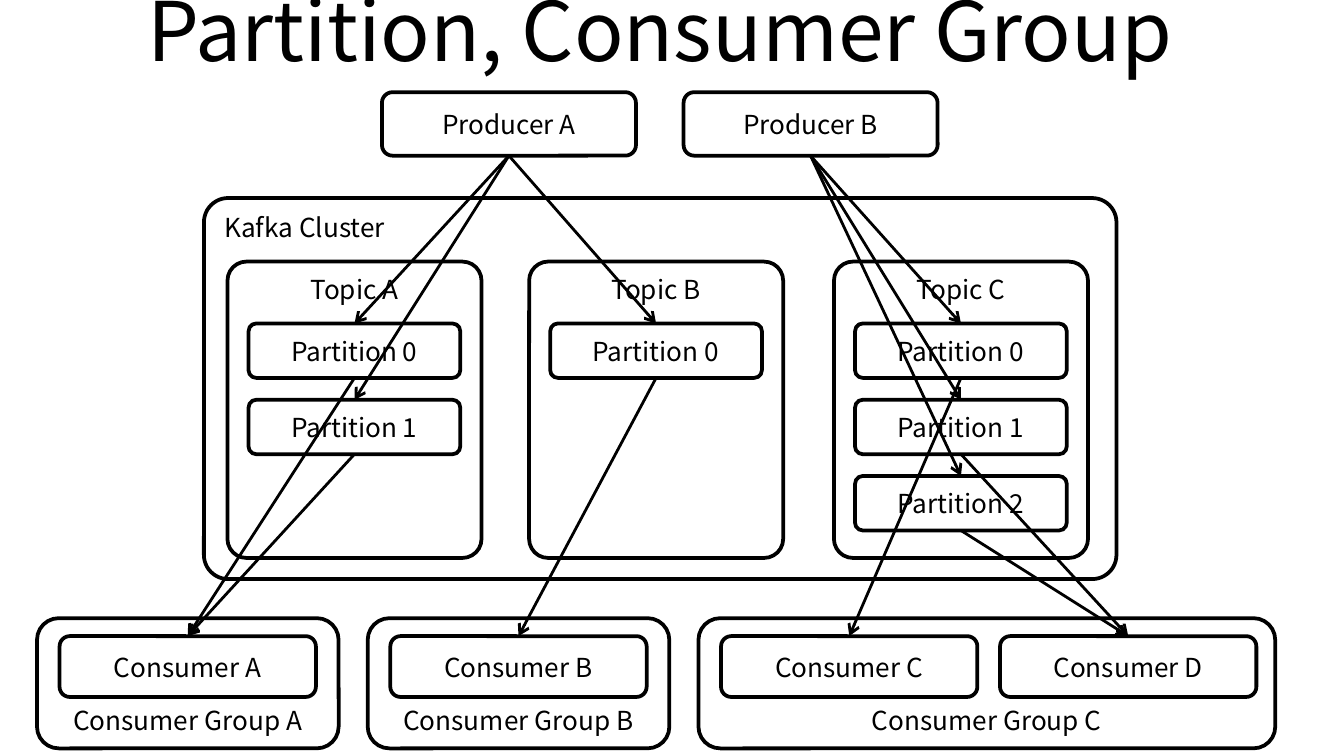
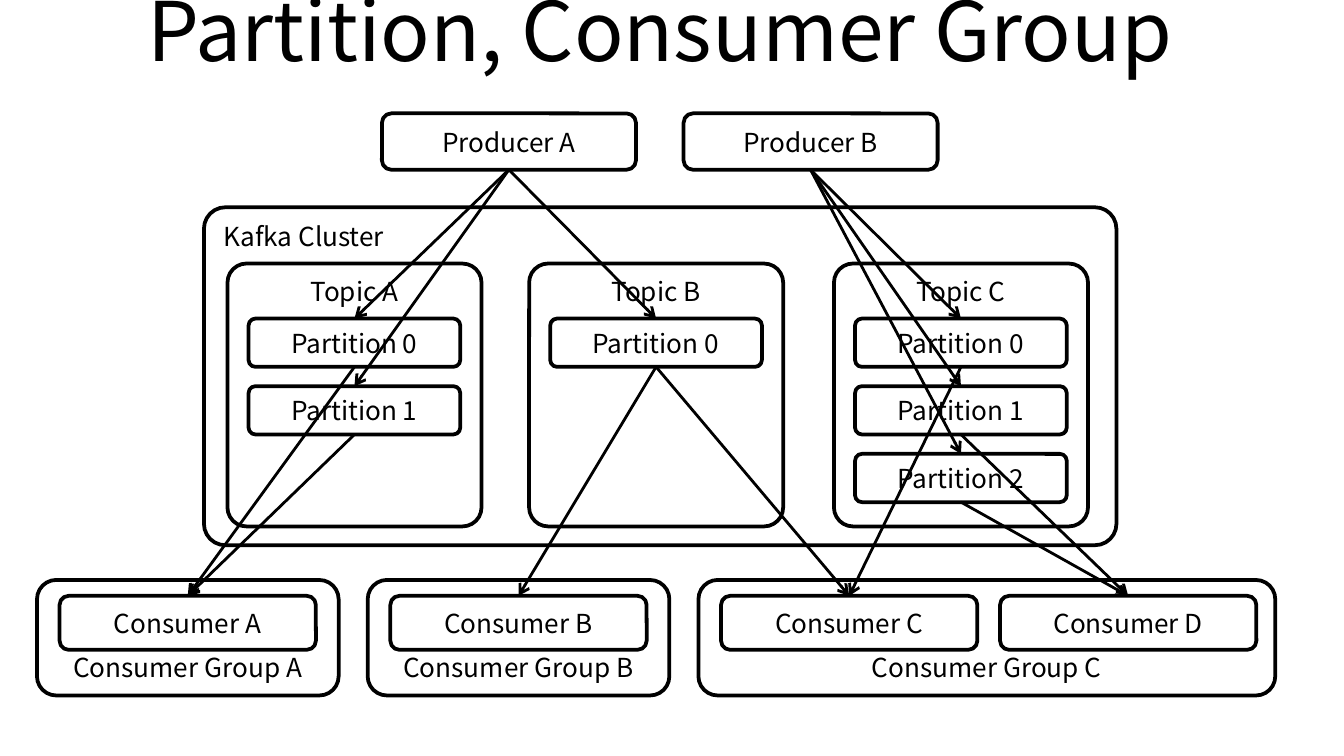
Before and after one commit to ssup2/blog-old, a slide deck: slide 2 of images/theory_analysis/Kafka/Kafka.pptx. Drawn at 1344x756 pixels with LibreOffice and Linux fonts; fonts in the diff are those of the drawing. Boxes give left, top, right and bottom in pixels: in the first picture for what was removed or moved away, otherwise in the second. Text is boxed around its words. In the diff, an @@ line names an element or a change of style, - is before the commit and + after.

```diff
--- a/images/theory_analysis/Kafka/Kafka.pptx
+++ b/images/theory_analysis/Kafka/Kafka.pptx
@@ rounded rectangle "Producer A" resized from (x1=382, y1=93, x2=636, y2=156) to (x1=382, y1=113, x2=636, y2=169) @@
@@ rounded rectangle "Producer B" resized from (x1=684, y1=93, x2=938, y2=156) to (x1=684, y1=113, x2=938, y2=169) @@
@@ arrow moved from (509, 156) - (355, 401) to (509, 169) - (355, 386) @@
@@ arrow moved from (509, 156) - (355, 324) to (509, 169) - (355, 319) @@
@@ arrow moved from (509, 156) - (656, 324) to (509, 169) - (656, 319) @@
@@ arrow moved from (810, 156) - (961, 401) to (810, 169) - (961, 386) @@
@@ arrow moved from (810, 156) - (961, 324) to (810, 169) - (961, 319) @@
@@ arrow moved from (810, 156) - (961, 476) to (810, 169) - (961, 454) @@
@@ rounded rectangle "Kafka Cluster" resized from (x1=204, y1=198, x2=1117, y2=578) to (x1=204, y1=207, x2=1117, y2=544) @@
@@ rounded rectangle "Topic A" resized from (x1=227, y1=262, x2=481, y2=558) to (x1=227, y1=263, x2=481, y2=527) @@
@@ rounded rectangle "Topic B" resized from (x1=530, y1=262, x2=784, y2=558) to (x1=530, y1=263, x2=784, y2=527) @@
@@ rounded rectangle "Topic C" resized from (x1=835, y1=262, x2=1089, y2=558) to (x1=835, y1=263, x2=1089, y2=527) @@
@@ rounded rectangle "Partition 0" resized from (x1=249, y1=324, x2=460, y2=378) to (x1=249, y1=319, x2=460, y2=367) @@
@@ rounded rectangle "Partition 0" resized from (x1=550, y1=324, x2=761, y2=378) to (x1=550, y1=319, x2=761, y2=367) @@
@@ rounded rectangle "Partition 0" resized from (x1=855, y1=324, x2=1066, y2=378) to (x1=855, y1=319, x2=1066, y2=367) @@
@@ arrow moved from (355, 378) - (188, 636) to (355, 367) - (188, 595) @@
@@ rounded rectangle "Partition 1" resized from (x1=249, y1=401, x2=460, y2=454) to (x1=249, y1=386, x2=460, y2=434) @@
@@ arrow moved from (656, 378) - (519, 636) to (656, 367) - (519, 595) @@
@@ arrow added from (656, 367) to (849, 595), #000000 1.5 pt @@
@@ arrow moved from (961, 378) - (849, 636) to (961, 367) - (849, 595) @@
@@ rounded rectangle "Partition 1" resized from (x1=855, y1=401, x2=1066, y2=454) to (x1=855, y1=386, x2=1066, y2=434) @@
@@ arrow moved from (355, 454) - (188, 636) to (355, 434) - (188, 595) @@
@@ arrow moved from (961, 454) - (1128, 636) to (961, 434) - (1128, 595) @@
@@ rounded rectangle "Partition 2" resized from (x1=855, y1=476, x2=1066, y2=530) to (x1=855, y1=454, x2=1066, y2=503) @@
@@ arrow moved from (961, 531) - (1128, 636) to (961, 503) - (1128, 595) @@
@@ rounded rectangle "Consumer Group A" resized from (x1=38, y1=618, x2=339, y2=749) to (x1=38, y1=581, x2=339, y2=696) @@
@@ rounded rectangle "Consumer A" resized from (x1=59, y1=636, x2=316, y2=696) to (x1=59, y1=595, x2=316, y2=649) @@
@@ rounded rectangle "Consumer Group B" resized from (x1=368, y1=618, x2=669, y2=749) to (x1=368, y1=581, x2=669, y2=696) @@
@@ rounded rectangle "Consumer B" resized from (x1=390, y1=636, x2=646, y2=696) to (x1=390, y1=595, x2=646, y2=649) @@
@@ rounded rectangle "Consumer Group C" resized from (x1=699, y1=618, x2=1275, y2=749) to (x1=699, y1=581, x2=1275, y2=696) @@
@@ rounded rectangle "Consumer C" resized from (x1=722, y1=636, x2=978, y2=696) to (x1=722, y1=595, x2=978, y2=649) @@
@@ rounded rectangle "Consumer D" resized from (x1=1000, y1=636, x2=1257, y2=696) to (x1=1000, y1=595, x2=1257, y2=649) @@
```
Also in this commit, not shown: 2 other slides changed, 4 other files.
